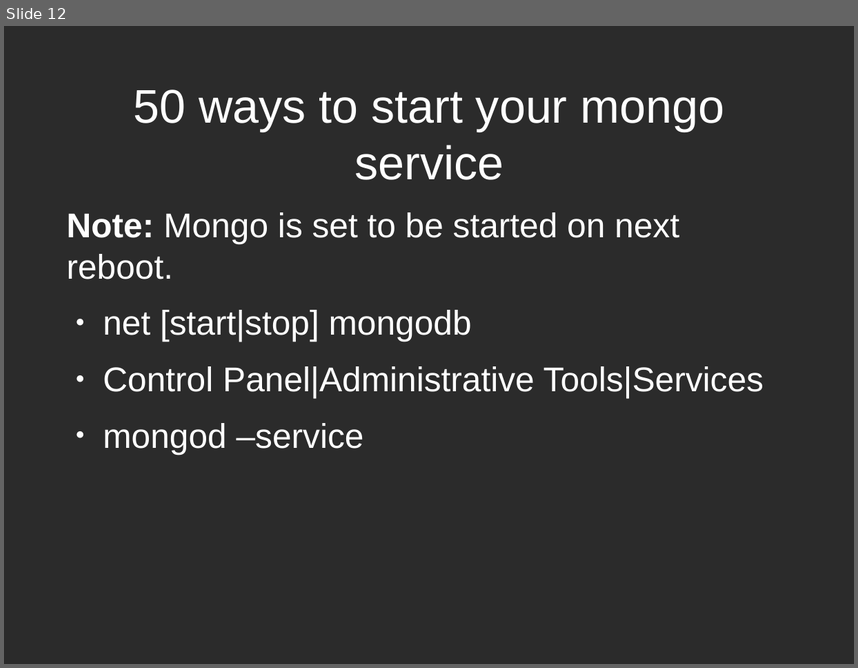
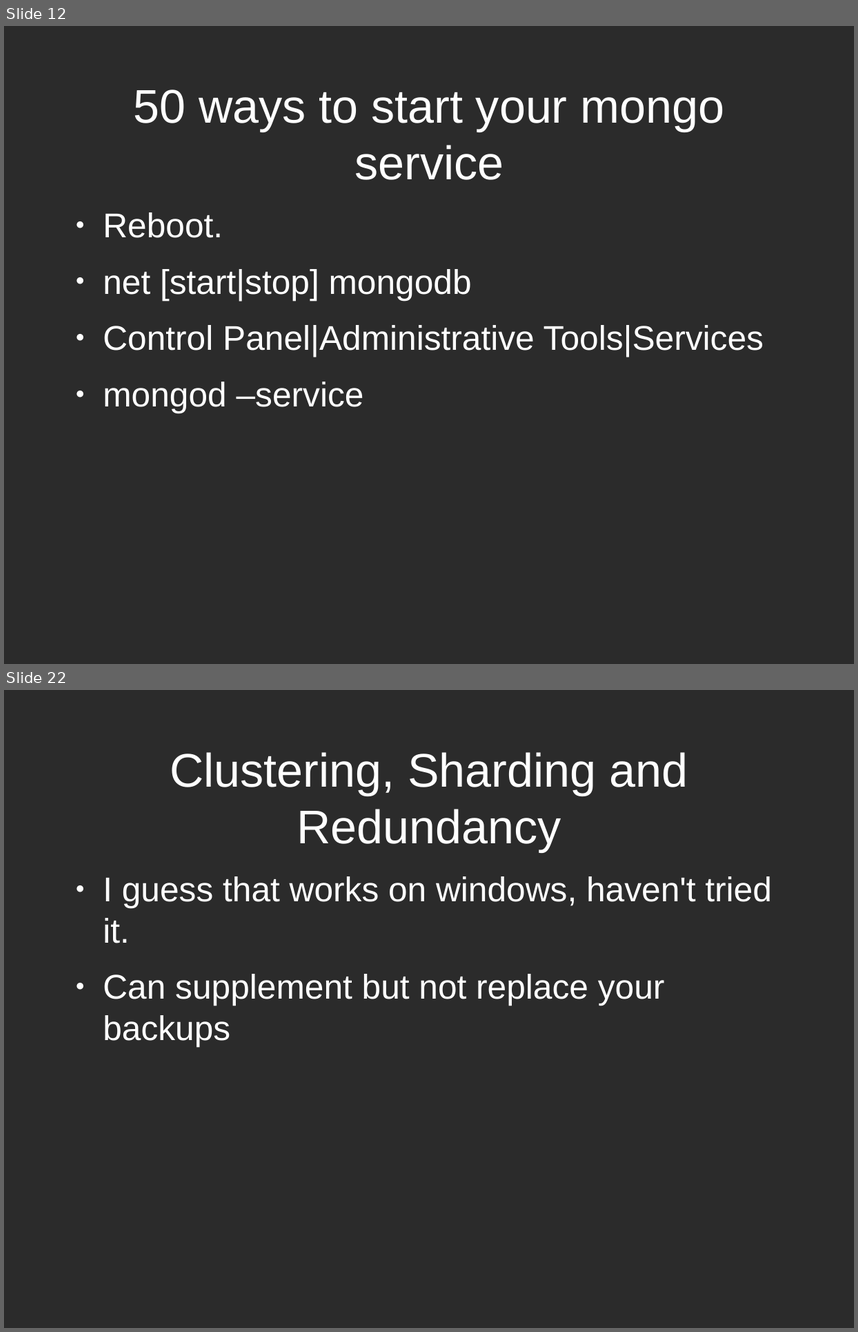
Before and after one commit to zippy1981/TalkMaterials, a slide deck: MongoMeetup/2010-July/Mongo Windows Administration for the Unix Programmer.odp. Shown one above the other, each under a label of ours: slide 12 before the commit, slides 12 and 22 after it; the slides between them are not shown. The pictures are 858x668 and 858x1332 pixels, drawn with LibreOffice and Linux fonts; fonts in the diff are those of the drawing; background and template pictures are left out; a plain dark background stands for a picture behind light text. Boxes give left, top, right and bottom in pixels: in the first picture for what was removed or moved away, otherwise in the second. Text is boxed around its words. In the diff, an @@ line names an element or a change of style, - is before the commit and + after.

```diff
--- a/MongoMeetup/2010-July/Mongo Windows Administration for the Unix Programmer.odp
+++ b/MongoMeetup/2010-July/Mongo Windows Administration for the Unix Programmer.odp
@@ slide 22 added at (x1=4, y1=690, x2=854, y2=1328), background picture (left out) @@
@@ title added at (x1=170, y1=752, x2=688, y2=851), 44 pt, text #FFFFFF @@
+Clustering, Sharding and Redundancy
@@ text added at (x1=103, y1=876, x2=772, y2=1046), 32 pt, text #FFFFFF @@
+● I guess that works on windows, haven't tried it.
+● Can supplement but not replace your backups
@@ slide 12 changed as well @@
@@ text at (x1=103, y1=212, x2=223, y2=238): text changed @@
-Note: Mongo is set to be started on next reboot.
+● Reboot.
```
Also in this commit, not shown: 10 other slides changed, 12 other slides added.
